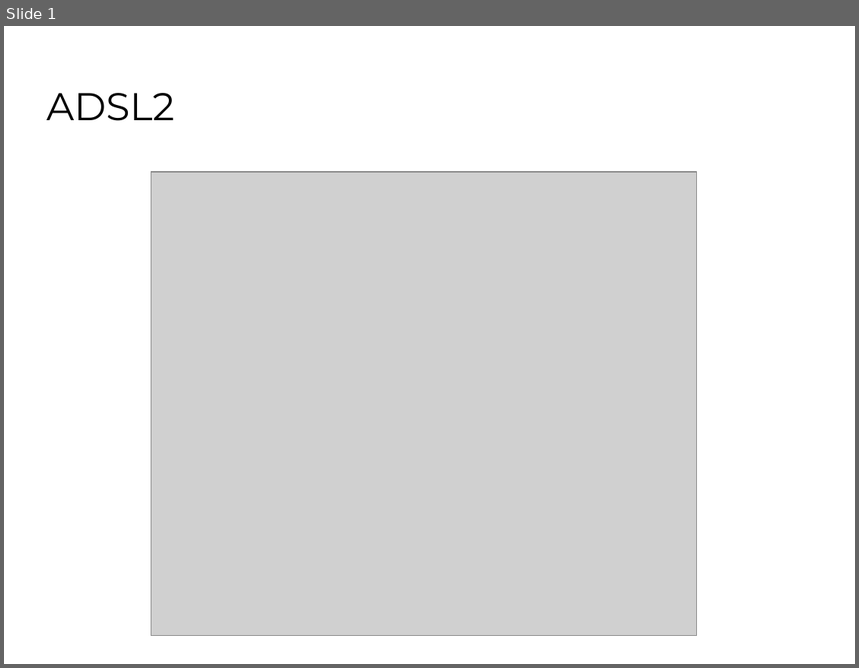
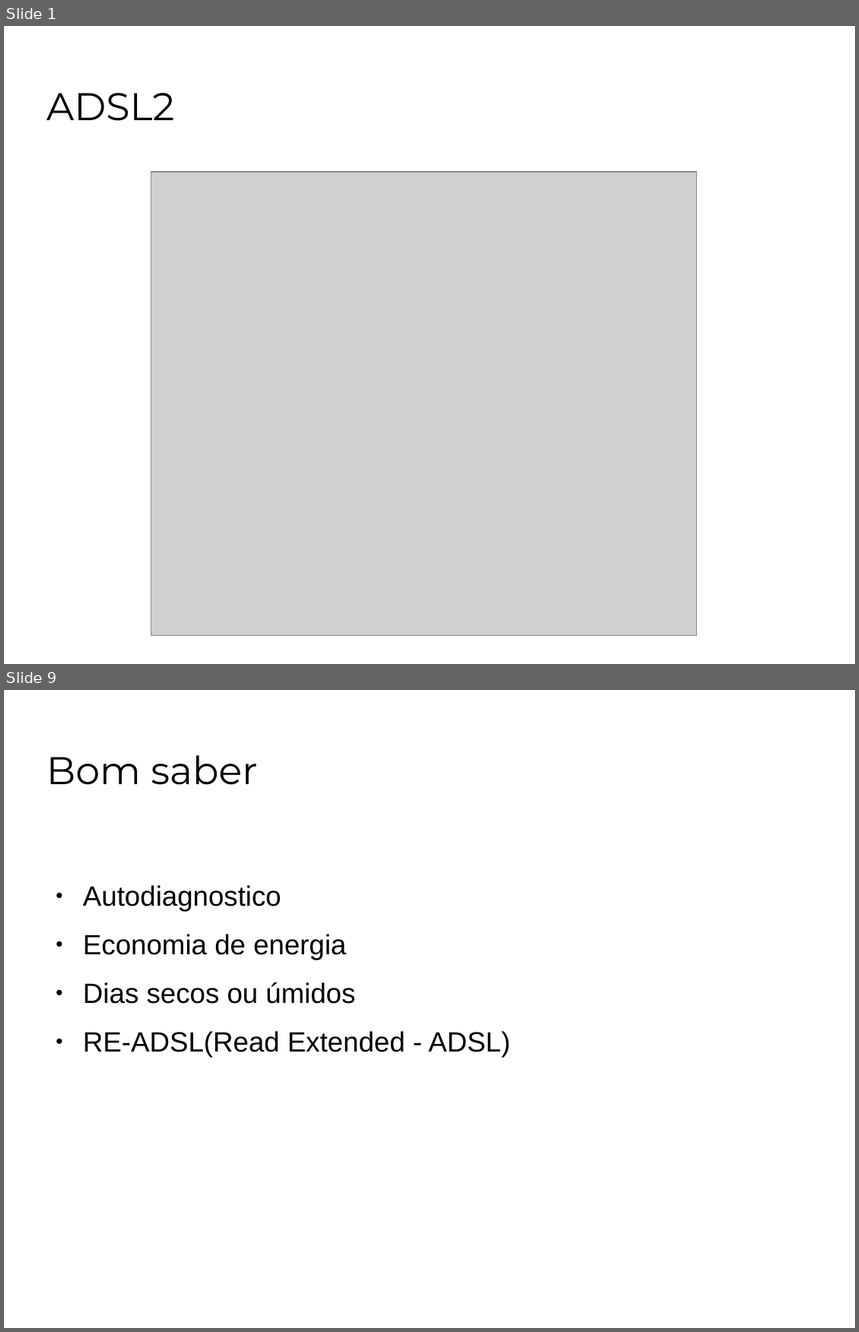
Before and after one commit to rzorzal/ADSL2, a slide deck: adsl2.odp. Shown one above the other, each under a label of ours: slide 1 before the commit, slides 1 and 9 after it; the slides between them are not shown. The pictures are 859x668 and 859x1332 pixels, drawn with LibreOffice and Linux fonts; fonts in the diff are those of the drawing; grey boxes stand for pictures; background and template pictures are left out. Boxes give left, top, right and bottom in pixels: in the first picture for what was removed or moved away, otherwise in the second. Text is boxed around its words. In the diff, an @@ line names an element or a change of style, - is before the commit and + after.

```diff
--- a/adsl2.odp
+++ b/adsl2.odp
@@ slide 9 added at <box>4,690,855,1328</box>, background picture (left out) @@
@@ title added at <box>47,755,257,785</box>, 36 pt, text #000000 @@
+Bom saber
@@ text added at <box>83,885,511,1058</box>, 26 pt, text #000000 @@
+● Autodiagnostico
+● Economia de energia
+● Dias secos ou úmidos
+● RE-ADSL(Read Extended - ADSL)
```
Also in this commit, not shown: 4 slides changed, 4 other slides added, 1 slide removed, 3 other files.
